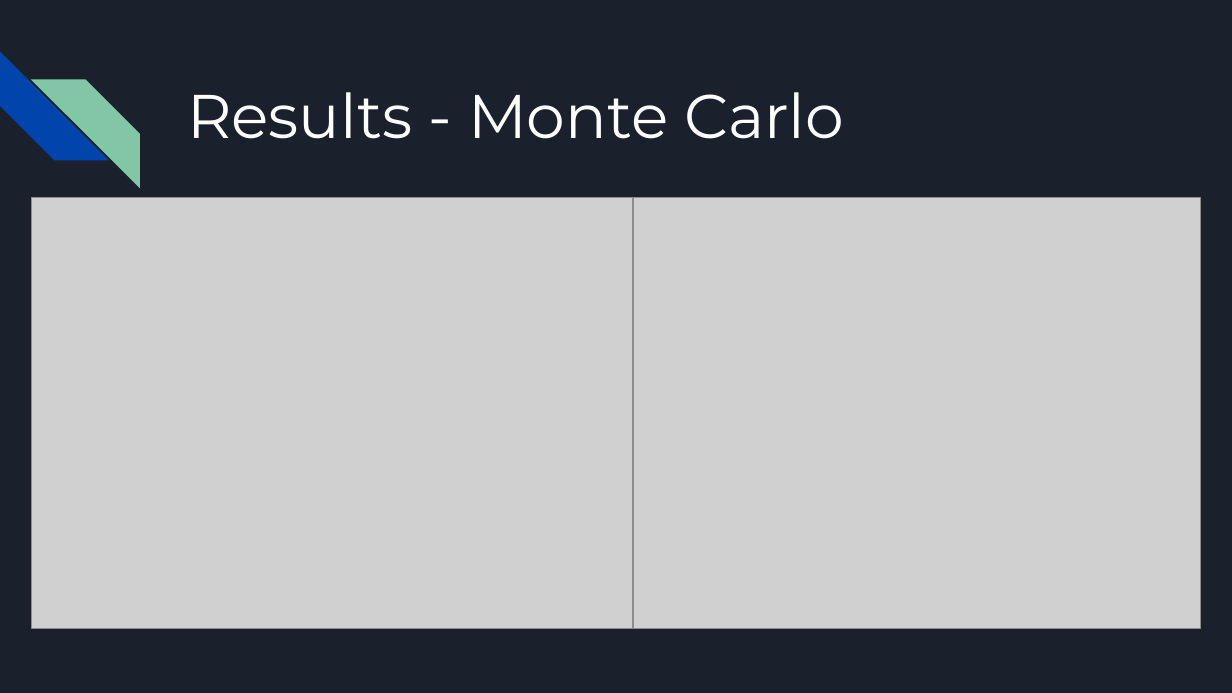
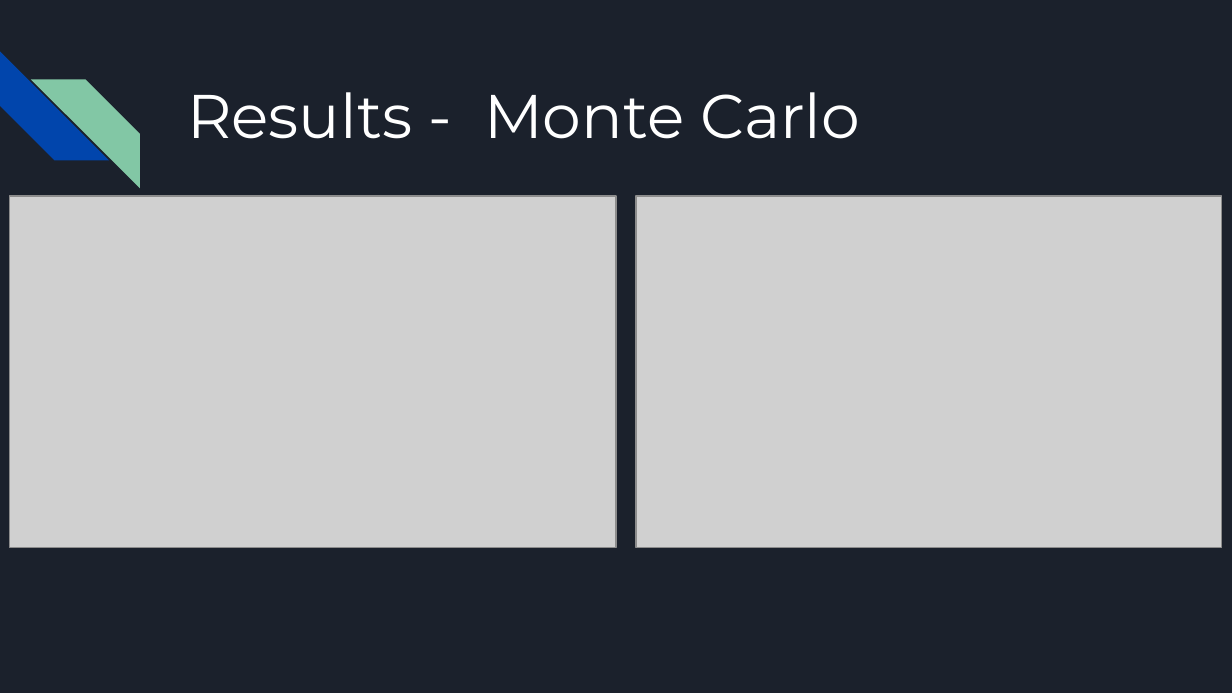
Before and after one commit to PstormQT/CSCI-331-6-Group-7, a slide deck: slide 16 of resources/CSCI-331 Group 7 Final Presentation.pptx. Drawn at 1232x693 pixels with LibreOffice and Linux fonts; fonts in the diff are those of the drawing; grey boxes stand for pictures. Boxes give left, top, right and bottom in pixels: in the first picture for what was removed or moved away, otherwise in the second. Text is boxed around its words. In the diff, an @@ line names an element or a change of style, - is before the commit and + after.

```diff
--- a/resources/CSCI-331 Group 7 Final Presentation.pptx
+++ b/resources/CSCI-331 Group 7 Final Presentation.pptx
@@ title "Results - Monte Carlo" rewrapped from box(187, 92, 844, 139) to box(187, 92, 861, 139) @@
@@ picture: place and size @@
-picture at box(32, 198, 633, 630)
+picture at box(10, 196, 616, 547)
@@ picture: place and size @@
-picture at box(633, 198, 1201, 630)
+picture at box(636, 196, 1221, 547)
```
Also in this commit, not shown: 3 other slides changed, 1 other file.
